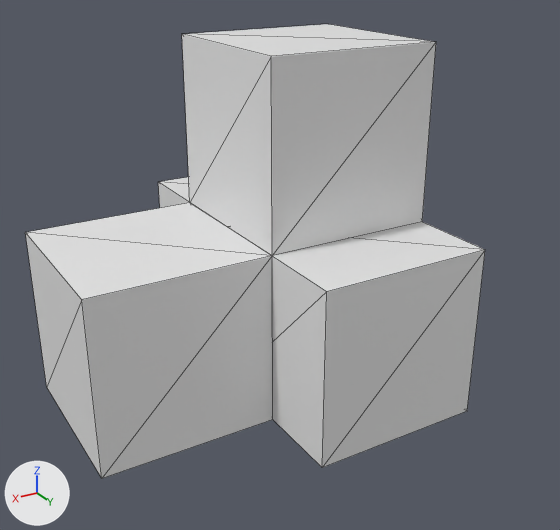
A saved change to the OBJ model models/cubes.obj.
Camera for both pictures: a camera (50 mm lens) standing at (4.73, 7.37, 4.06) and looking at (0.7, 0.66, 0.71). Every picture has the same lights, and +X, +Y and +Z are marked at lower left. Mesh edges are drawn as thin lines. Where no turn or scale is listed for an object, it has been applied to the vertices.

Before the edit, the objects in view are built like this:
```python
me_cube_004 = bpy.data.meshes.new('Cube.004')
me_cube_004.from_pydata(...)  # a box spanning x 1.0..3.0, y -1.0..1.0, z -1.0..1.0
me_cube_005 = bpy.data.meshes.new('Cube.005')
me_cube_005.from_pydata(...)  # a box spanning x -1.0..1.0, y -1.0..1.0, z 1.0..3.0
me_cube_006 = bpy.data.meshes.new('Cube.006')
me_cube_006.from_pydata(...)  # a box spanning x -1.0..1.0, y -2.0..0.0, z -1.0..1.0
me_cube_007 = bpy.data.meshes.new('Cube.007')
me_cube_007.from_pydata(...)  # a box spanning x -1.0..1.0, y 0.0..2.0, z -1.0..1.0
ob_cube_004 = bpy.data.objects.new('Cube.004', me_cube_004)
ob_cube_004.location = (0.0, 0.0, 0.0)
ob_cube_005 = bpy.data.objects.new('Cube.005', me_cube_005)
ob_cube_005.location = (0.0, 0.0, 0.0)
ob_cube_006 = bpy.data.objects.new('Cube.006', me_cube_006)
ob_cube_006.location = (0.0, 0.0, 0.0)
ob_cube_007 = bpy.data.objects.new('Cube.007', me_cube_007)
ob_cube_007.location = (0.0, 0.0, 0.0)
```
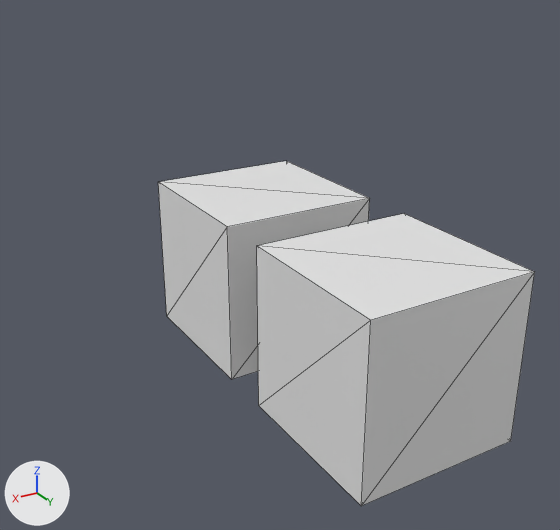
The newer file is also turned or shifted as a whole; pictures and numbers use the older file's frame.

The change in detail:
me_cube_007 has 8 vertices, 12 faces and spans x -1.0..1.0, y 0.0..2.0, z -1.0..1.0.
me_cube_007 is used by ob_cube_007; location (0.0, 0.0, 0.0).
me_cube_007 part 1: the whole mesh is moved by (0.0, 0.67, 0.0).
Object 'Cube.004' (ob_cube_004) is deleted.
Object 'Cube.005' (ob_cube_005) is deleted.

Where the change shows, as pixel boxes [x1, y1, x2, y2] in the pictures (560 x 530 px):
'Cube.007', mesh moved
    before: [272, 222, 485, 468]
    after: [257, 214, 535, 506]
'Cube.004', deleted
    before: [25, 203, 273, 478]
'Cube.005', deleted
    before: [182, 24, 436, 256]
'Cube.006', unchanged, uncovered by the edit
    before: [158, 177, 190, 208]
    after: [158, 161, 370, 379]
